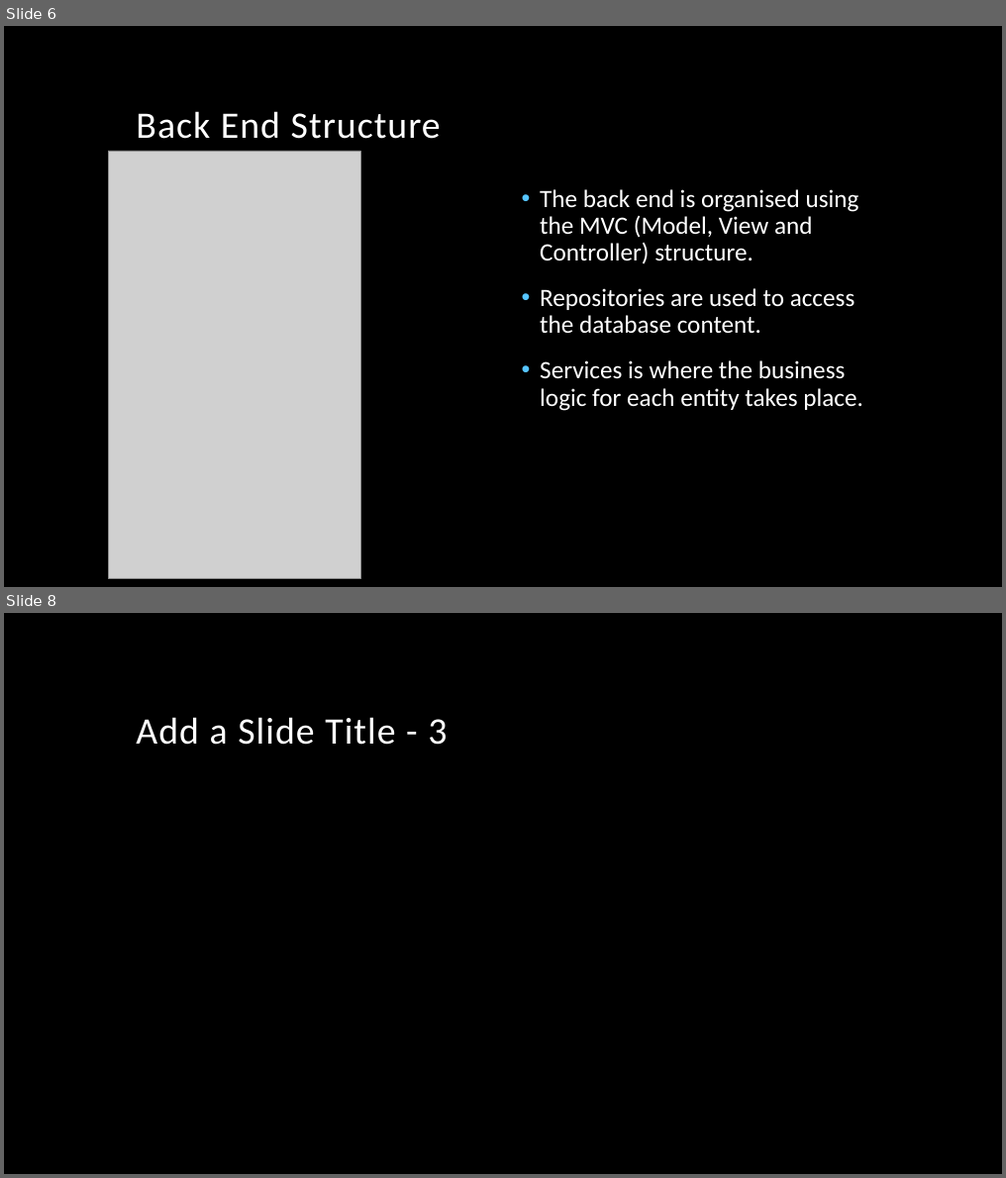
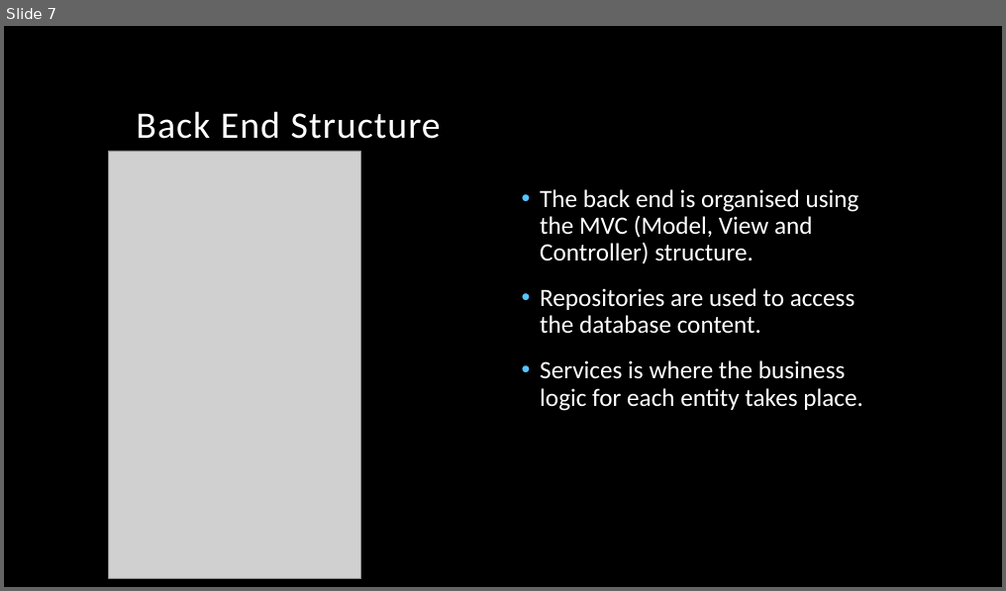
Before and after one commit to Nosente/OnlineShoppingProject, a slide deck: Online Shopping Project.pptx. Shown one above the other, each under a label of ours: slides 6 and 8 before the commit, slide 7 after it; the slides between them are not shown. The pictures are 1006x1178 and 1006x591 pixels, drawn with LibreOffice and Linux fonts; fonts in the diff are those of the drawing; grey boxes stand for pictures; background and template pictures are left out. Boxes give left, top, right and bottom in pixels: in the first picture for what was removed or moved away, otherwise in the second. Text is boxed around its words. In the diff, an @@ line names an element or a change of style, - is before the commit and + after.

```diff
--- a/Online Shopping Project.pptx
+++ b/Online Shopping Project.pptx
@@ slide 8 removed at [4, 613, 1002, 1174], background picture (left out) @@
@@ title removed at [136, 717, 447, 745] @@
-Add a Slide Title - 3
@@ what was slide 6 is now slide 7 @@
```
Also in this commit, not shown: 4 slides changed, 5 slides added, 4 other slides removed.
